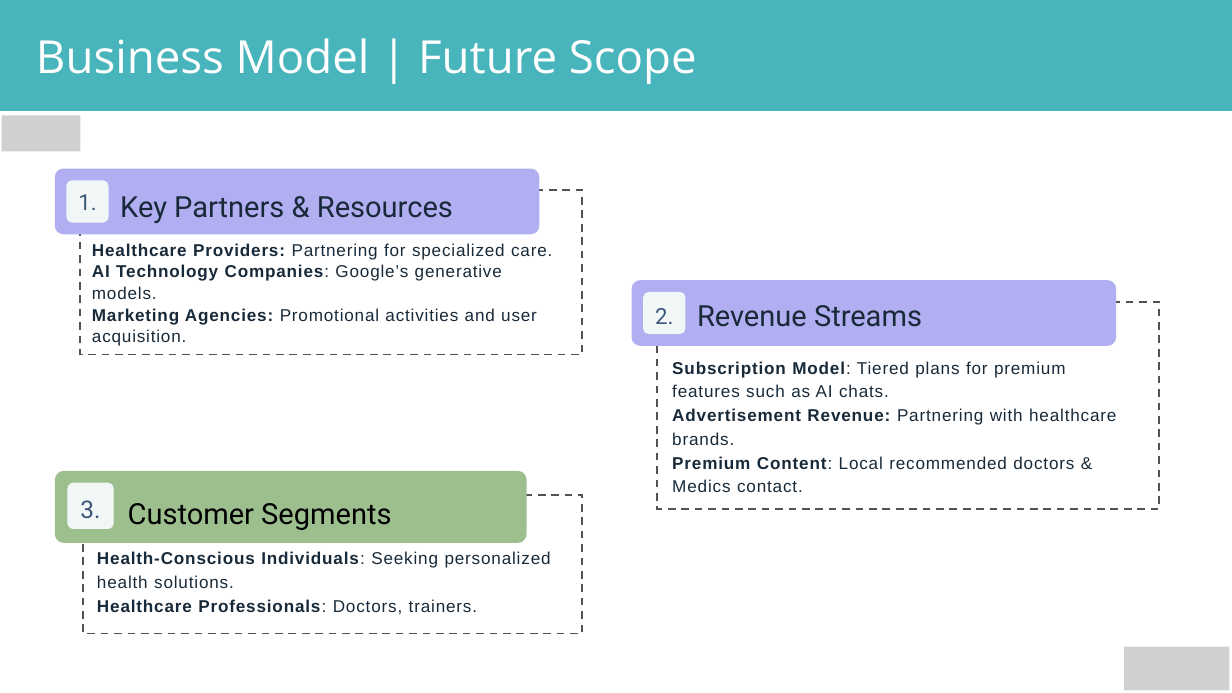
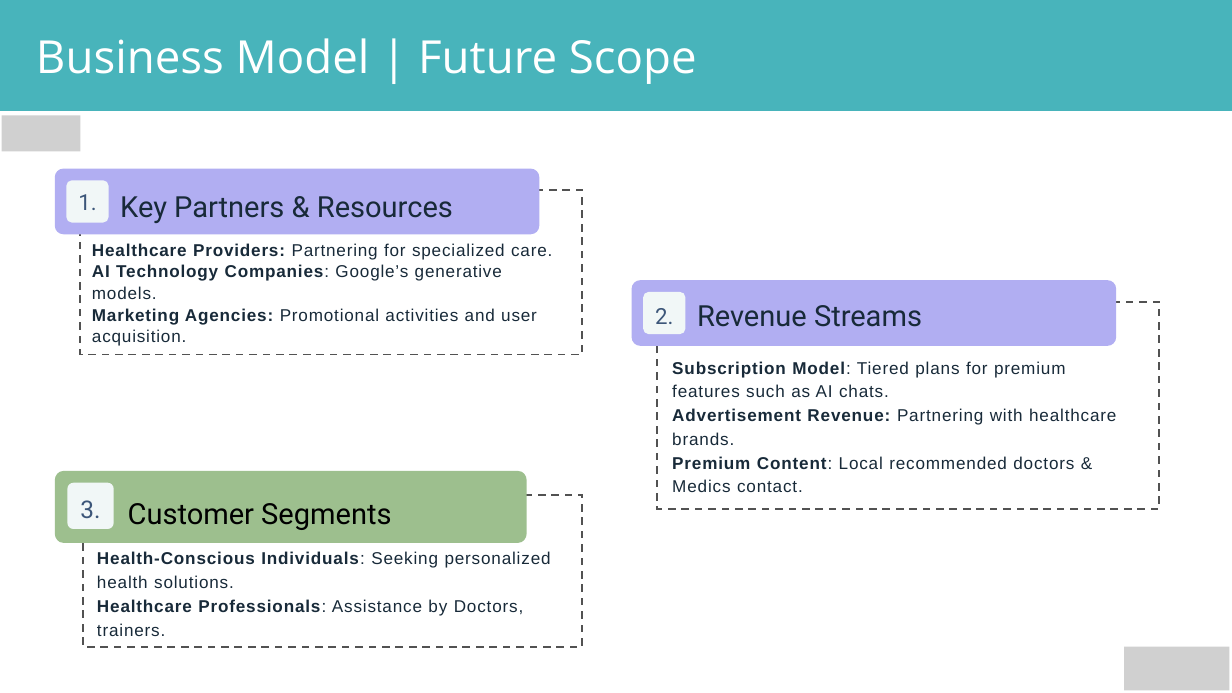
Before and after one commit to prashantzzz/cureAI, a slide deck: slide 11 of CUREAI.pptx (slide 6 before the commit). Drawn at 1232x693 pixels with LibreOffice and Linux fonts; fonts in the diff are those of the drawing; grey boxes stand for pictures. Boxes give left, top, right and bottom in pixels: in the first picture for what was removed or moved away, otherwise in the second. Text is boxed around its words. In the diff, an @@ line names an element or a change of style, - is before the commit and + after.

```diff
--- a/CUREAI.pptx
+++ b/CUREAI.pptx
@@ freeform shape: place and size @@
-freeform shape at [83,495,583,634]
+freeform shape at [83,495,583,647]
@@ text at [97,599,524,636]: text changed; bold off @@
-Healthcare Professionals: Doctors, trainers.
+Healthcare Professionals: Assistance by Doctors, trainers.
```
Also in this commit, not shown: 4 other slides changed, 7 slides added, 1 slide removed, 3 other files.
